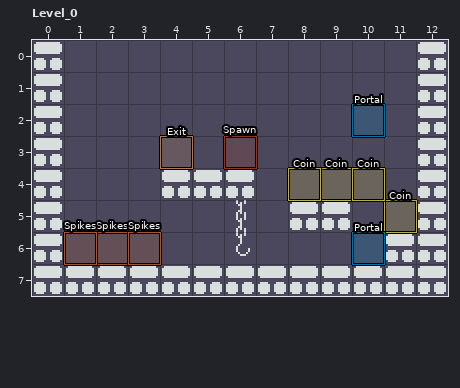
Level history. LDtk project: money_tower.pdx/level/world.ldtk. That is the earlier state.
Cells are 16x16 px. Shown: Level_0 x 0..12, y 0..7.
After the commit:
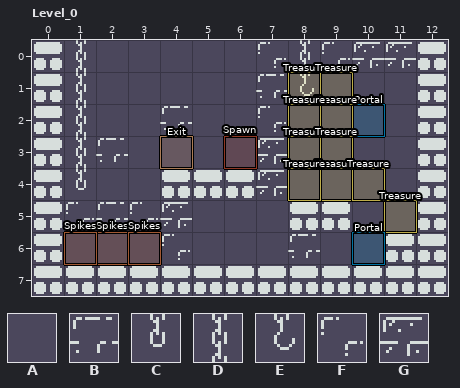
Key: from "Tileset": A 607, B 859, C 907, D 910, E 960, F 1007, G 1010.
_ is an empty cell, . an unchanged one.
Objects are placed by their top-left corner, in cells (3,4 is the top-left corner of cell 3,4); size is 1x1 cell unless given.
Edits made:
--- layer "Tiles1"
@@ x 1..11 @@
-0 A.....AAAAA
-1 A.....AA...
-2 A..A..A....
-3 AA....A....
-4 A.....A....
-5 AAAA.D.....
-6 ...A.E.A...
+0 D.....FDFGG
+1 D.....BE...
+2 D..B..F....
+3 DB....G....
+4 C.....G....
+5 FBFG.A.....
+6 ...F.A.B...
--- layer "Entities"
-"Coin" rectangle at 9,4
+"Treasure" rectangle at 9,4
-"Coin" rectangle at 11,5
+"Treasure" rectangle at 11,5
-"Coin" rectangle at 10,4
+"Treasure" rectangle at 10,4
+"Treasure" rectangle at 8,4
+"Treasure" rectangle at 8,3
+"Treasure" rectangle at 9,3
+"Treasure" rectangle at 9,2
+"Treasure" rectangle at 8,2
+"Treasure" rectangle at 8,1
+"Treasure" rectangle at 9,1
-"Coin" rectangle at 8,4
